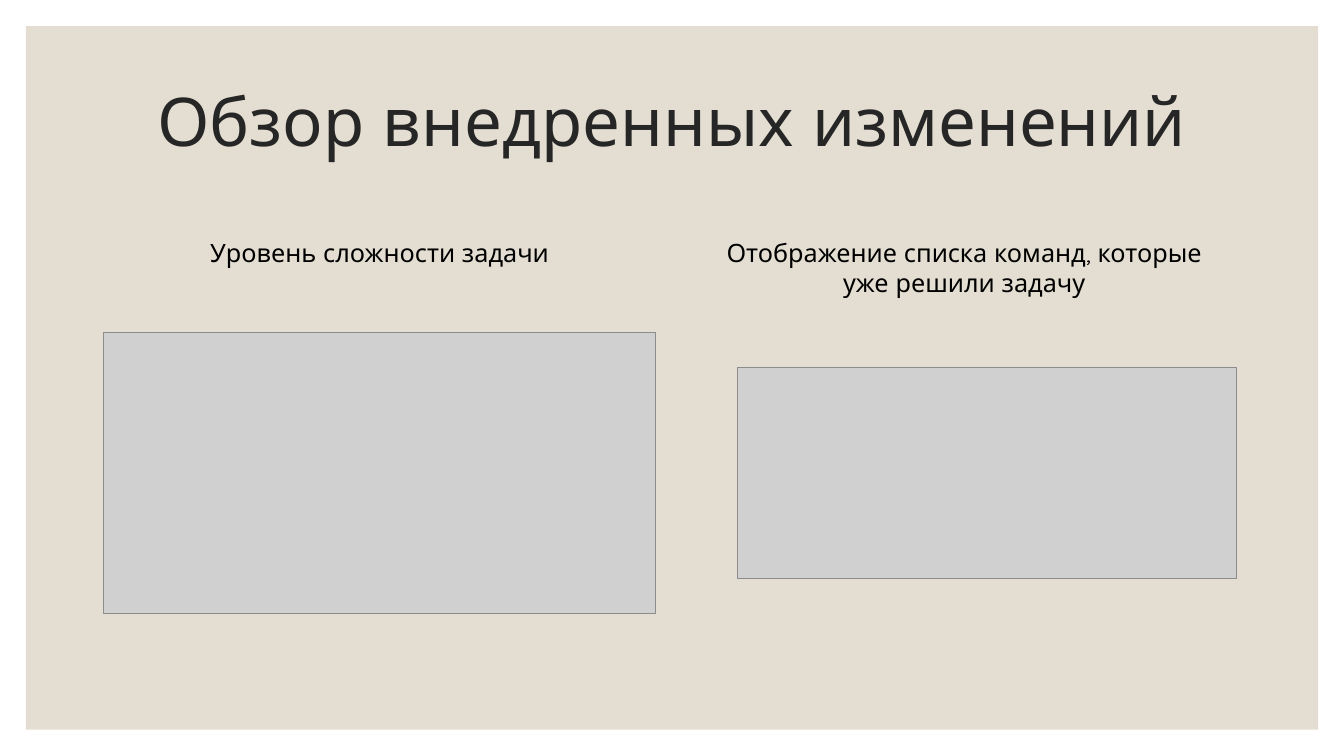
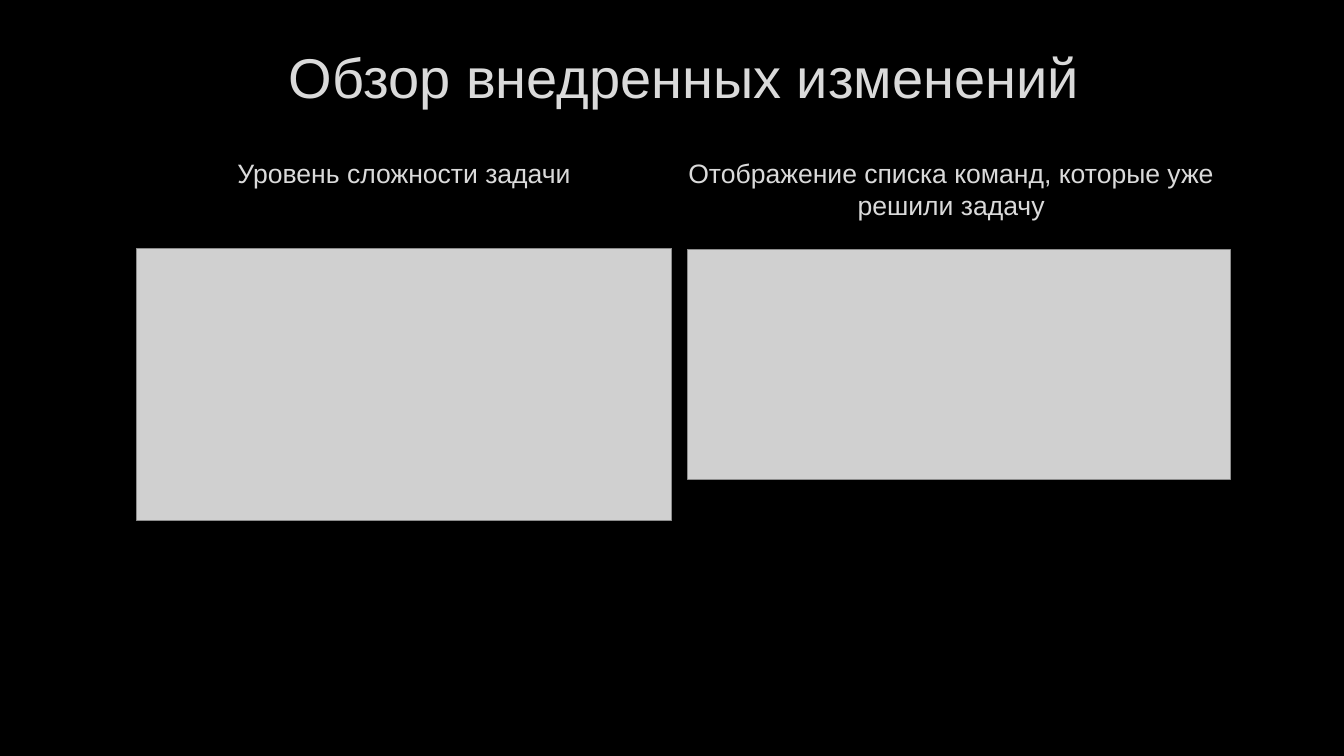
Before and after one commit to PolMarzia/diplom, a slide deck: slide 8 of Prez.pptx. Drawn at 1344x756 pixels with LibreOffice and Linux fonts; fonts in the diff are those of the drawing; grey boxes stand for pictures; background and template pictures are left out. Boxes give left, top, right and bottom in pixels: in the first picture for what was removed or moved away, otherwise in the second. Text is boxed around its words. In the diff, an @@ line names an element or a change of style, - is before the commit and + after.

```diff
--- a/Prez.pptx
+++ b/Prez.pptx
@@ background #FFFFFF to picture (left out) @@
@@ rectangle removed at bbox=[26, 26, 1319, 730] @@
@@ title "Обзор внедренных изменений": place and size @@
-title "Обзор внедренных изменений" at bbox=[157, 94, 1186, 162]
+title "Обзор внедренных изменений" at bbox=[289, 56, 1079, 108]
@@ title "Обзор внедренных изменений" at bbox=[289, 56, 1079, 108]: size 48 to 40 pt, font Quicksand to Arial, text colour #262626 to #DADADA, letter outline none to #404040 0.75 pt; line spacing 0.9 to 1 @@
@@ text "Уровень сложности задачи" at bbox=[237, 164, 570, 188]: size 18 to 19 pt, font Quicksand to Arial, text colour #000000 to #DADADA, letter outline none to #404040 0.75 pt @@
@@ text "Уровень сложности задачи": place and size @@
-text "Уровень сложности задачи" at bbox=[210, 244, 549, 268]
+text "Уровень сложности задачи" at bbox=[237, 164, 570, 188]
@@ text "Отображение списка команд, которые уже ...": place and size @@
-text "Отображение списка команд, которые уже ..." at bbox=[727, 243, 1202, 298]
+text "Отображение списка команд, которые уже ..." at bbox=[688, 163, 1213, 220]
@@ text "Отображение списка команд, которые уже ..." at bbox=[688, 163, 1213, 220]: size 18 to 19 pt, font Quicksand to Arial, text colour #000000 to #DADADA, letter outline none to #404040 0.75 pt @@
@@ picture: place and size @@
-picture at bbox=[104, 333, 656, 613]
+picture at bbox=[136, 248, 673, 520]
@@ picture: place and size @@
-picture at bbox=[738, 367, 1237, 579]
+picture at bbox=[689, 249, 1231, 479]
```
Also in this commit, not shown: 15 other slides changed, 1 other file.
